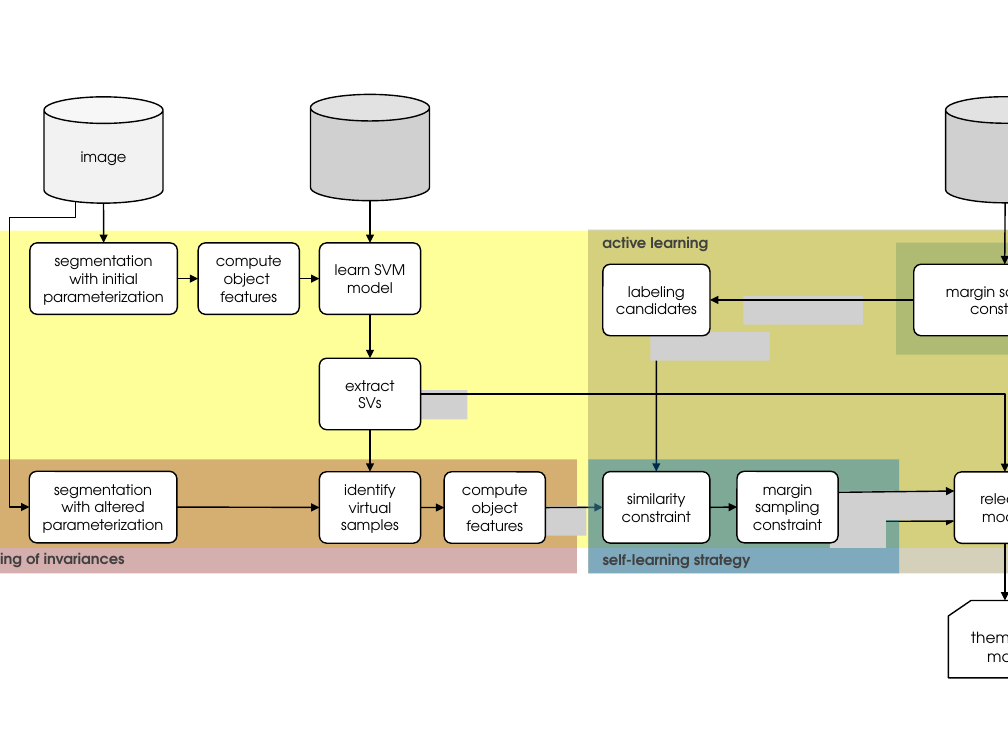
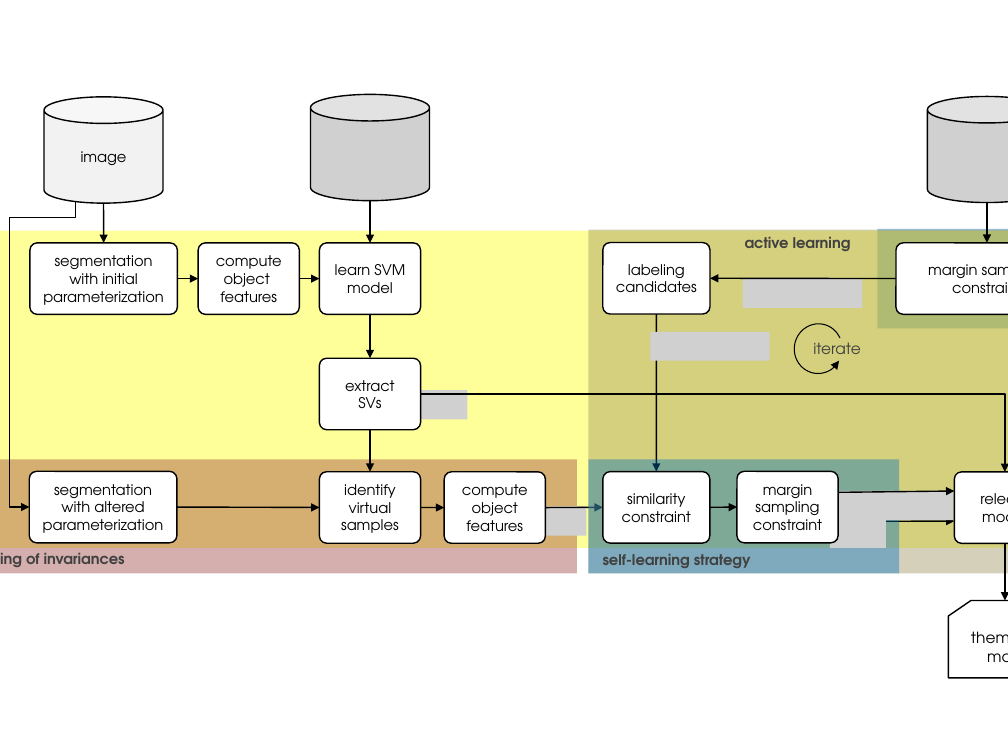
Before and after one commit to carls31/active-learning-virtual-SVM, a slide deck: slide 7 of images/block_scheme.pptx (slide 8 before the commit). Drawn at 1008x756 pixels with LibreOffice and Linux fonts; fonts in the diff are those of the drawing; grey boxes stand for pictures. Boxes give left, top, right and bottom in pixels: in the first picture for what was removed or moved away, otherwise in the second. Text is boxed around its words. In the diff, an @@ line names an element or a change of style, - is before the commit and + after.

```diff
--- a/images/block_scheme.pptx
+++ b/images/block_scheme.pptx
@@ picture: place and size @@
-picture at <box>946,97,1008,203</box>
+picture at <box>927,97,1008,203</box>
@@ arrow moved from (1005, 264) - (1005, 203) to (987, 243) - (987, 203) @@
@@ text "active learning": place and size @@
-text "active learning" at <box>602,237,708,251</box>
+text "active learning" at <box>745,237,851,251</box>
@@ rectangle: place and size @@
-rectangle at <box>896,243,1008,355</box>
+rectangle at <box>878,229,1008,329</box>
@@ rounded rectangle "labeling": place and size @@
-rounded rectangle "labeling" at <box>603,264,710,336</box>
+rounded rectangle "labeling" at <box>603,243,710,314</box>
@@ rounded rectangle "margin sampling constraint": place and size @@
-rounded rectangle "margin sampling constraint" at <box>913,264,1008,336</box>
+rounded rectangle "margin sampling constraint" at <box>896,243,1008,314</box>
@@ arrow moved from (913, 300) - (710, 300) to (896, 278) - (710, 278) @@
@@ picture: place and size @@
-picture at <box>743,295,863,325</box>
+picture at <box>743,279,863,308</box>
@@ arrow moved from (656, 336) - (656, 472) to (656, 314) - (656, 472) @@
@@ arc (boxed as its full ellipse) added at <box>790,321,846,377</box>, outline #000000 0.75 pt @@
@@ text added at <box>813,342,861,362</box>, 11 pt, text #404040 @@
+iterate
```
Also in this commit, not shown: 6 other slides changed, 1 slide removed.
